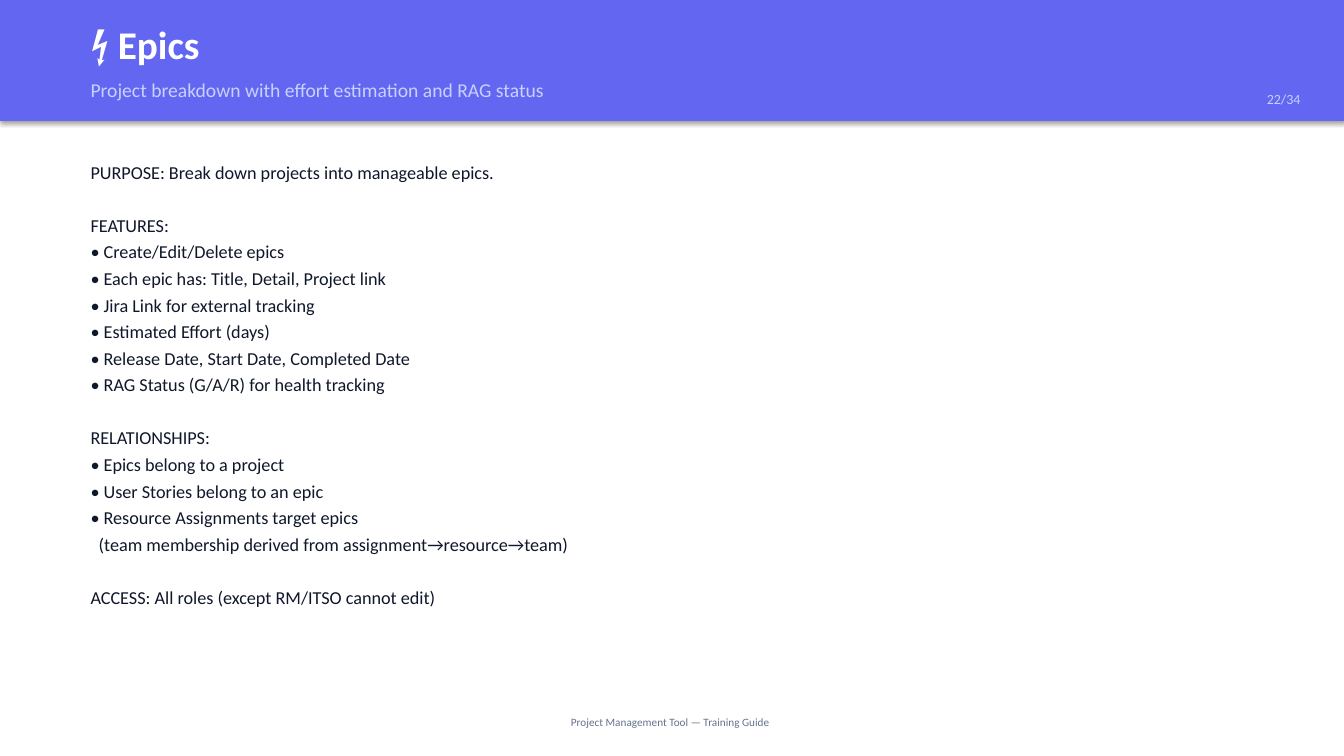
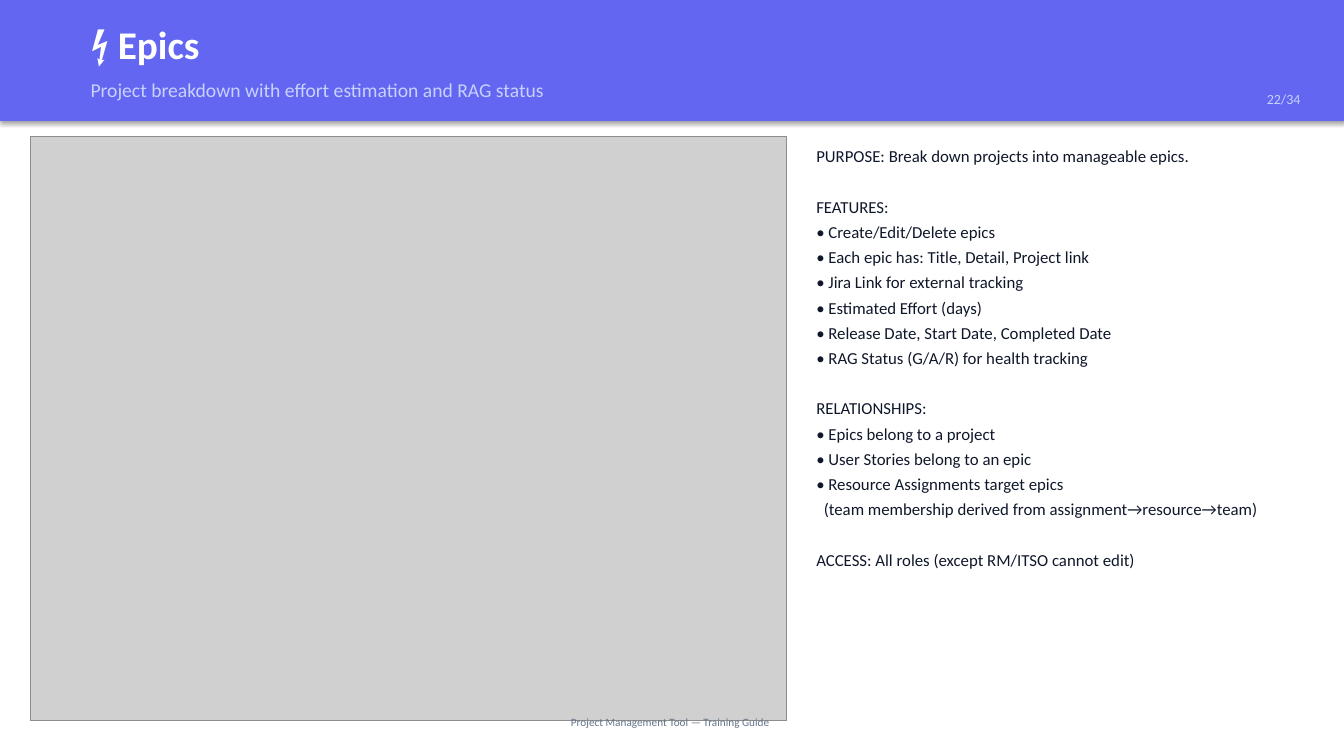
Before and after one commit to lusheng1123/project-management-tool-codeapp, a slide deck: slide 22 of training/Training-PM-Tool.pptx. Drawn at 1344x756 pixels with LibreOffice and Linux fonts; fonts in the diff are those of the drawing; grey boxes stand for pictures. Boxes give left, top, right and bottom in pixels: in the first picture for what was removed or moved away, otherwise in the second. Text is boxed around its words. In the diff, an @@ line names an element or a change of style, - is before the commit and + after.

Commit message:
feat: embed 14 screenshots into training PPT
Captured fresh Playwright screenshots of all 11 pages.
Mapped to 14 slides (11 feature + 3 role):
- dashboard, portfolio, demand, products, epics, risks,
  releases, sprints, governance, users, config
- Admin→users, DL→demand, BA→governance

PPT size: 86KB → 1.7MB (image-embedded)
All screenshots in training/screenshots/ (1440×900)

```diff
--- a/training/Training-PM-Tool.pptx
+++ b/training/Training-PM-Tool.pptx
@@ picture added at bbox=[30, 136, 786, 721] @@
@@ text "PURPOSE: Break down projects into ...": place and size @@
-text "PURPOSE: Break down projects into ..." at bbox=[91, 166, 568, 607]
+text "PURPOSE: Break down projects into ..." at bbox=[816, 150, 1258, 569]
@@ text "PURPOSE: Break down projects into ..." at bbox=[816, 150, 1258, 569]: size 13 to 12 pt; line spacing 19pt to 18pt @@
```
Also in this commit, not shown: 13 other slides changed, 13 other files.
